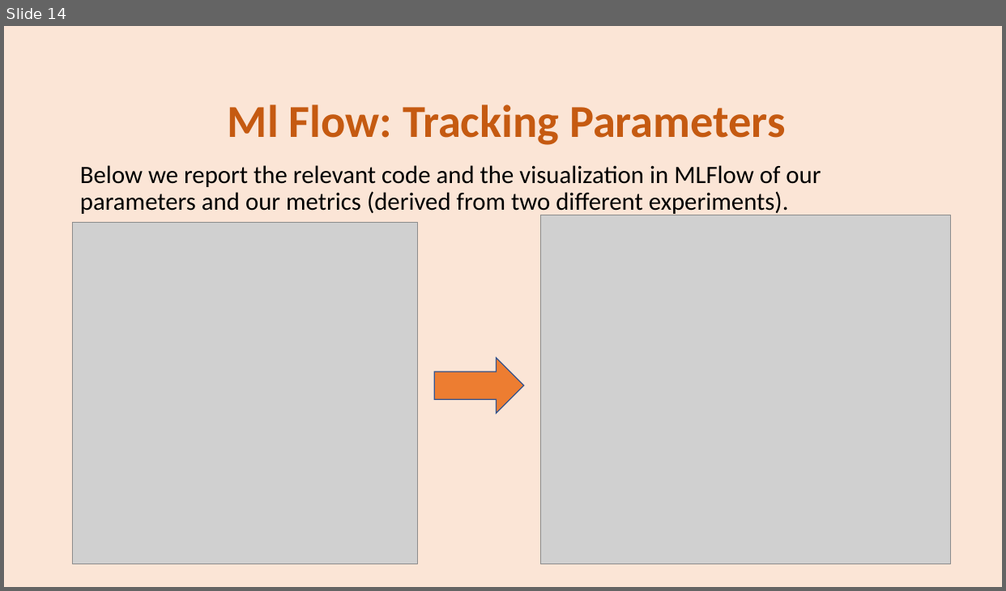
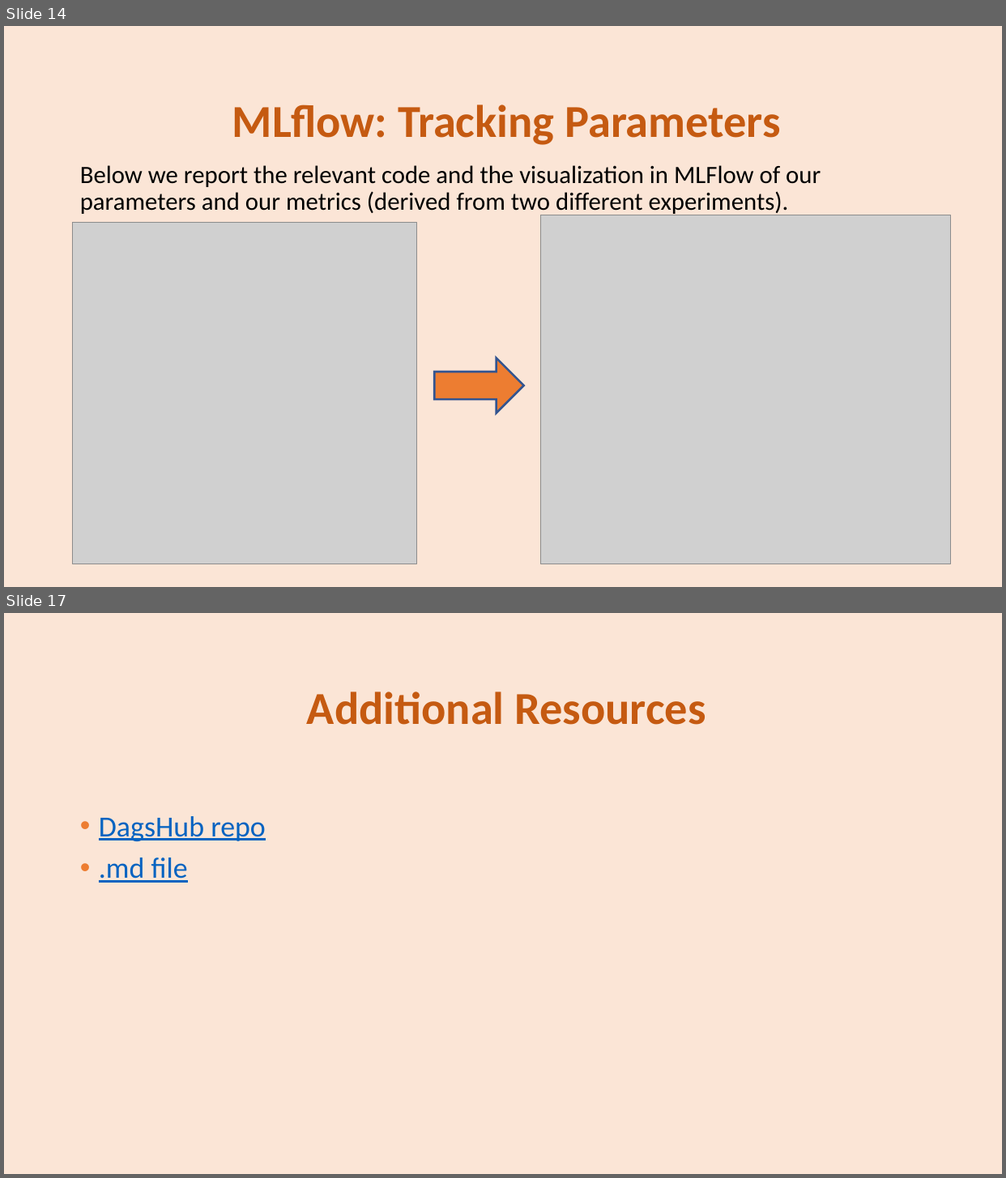
Before and after one commit to se4ai2223-uniba/architectural-style-recognition, a slide deck: docs/ArchiNet Team-Milestone 2.pptx. Shown one above the other, each under a label of ours: slide 14 before the commit, slides 14 and 17 after it; the slides between them are not shown. The pictures are 1006x591 and 1006x1178 pixels, drawn with LibreOffice and Linux fonts; fonts in the diff are those of the drawing; grey boxes stand for pictures. Boxes give left, top, right and bottom in pixels: in the first picture for what was removed or moved away, otherwise in the second. Text is boxed around its words. In the diff, an @@ line names an element or a change of style, - is before the commit and + after.

```diff
--- a/docs/ArchiNet Team-Milestone 2.pptx
+++ b/docs/ArchiNet Team-Milestone 2.pptx
@@ slide 17 added at [4, 613, 1002, 1174], background #FBE5D6 @@
@@ title added at [307, 692, 705, 725], 44 pt, text #C55A11, bold @@
+Additional Resources
@@ text added at [99, 816, 266, 883], 28 pt, text #0563C1, underline @@
+• DagsHub repo
+• .md file
@@ slide 14 changed as well @@
@@ title at [232, 105, 781, 145]: text changed @@
-Ml Flow: Tracking Parameters
+MLflow: Tracking Parameters
@@ right arrow at [434, 358, 524, 414]: outline #325491 1 pt to #325490 2 pt; proportions changed @@
```
Also in this commit, not shown: 5 other slides changed, 2 other slides added, 1 slide removed.
